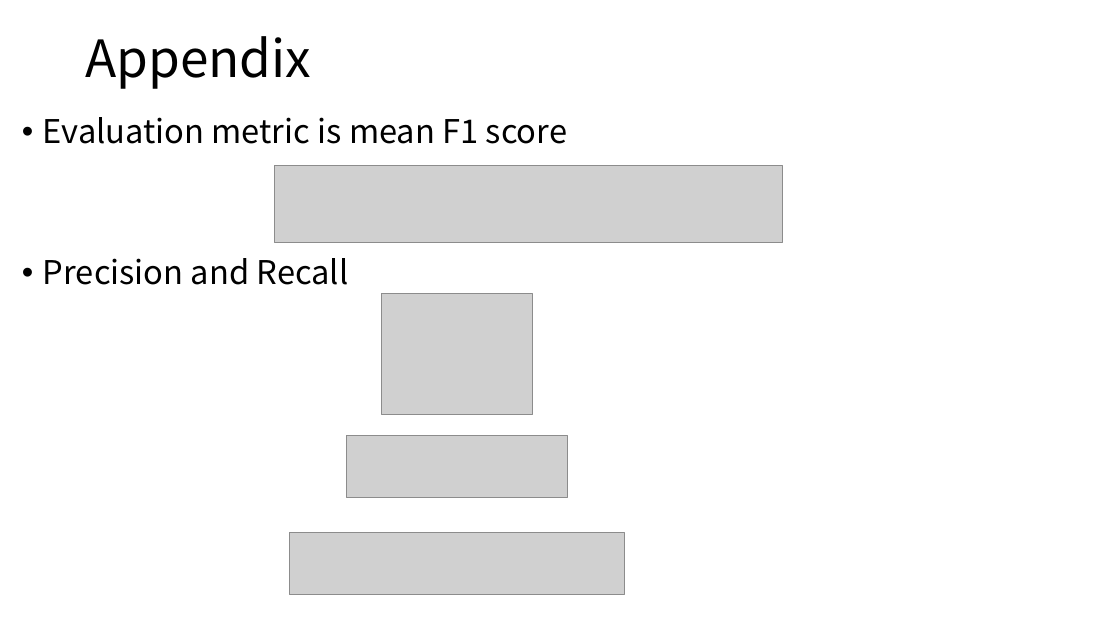
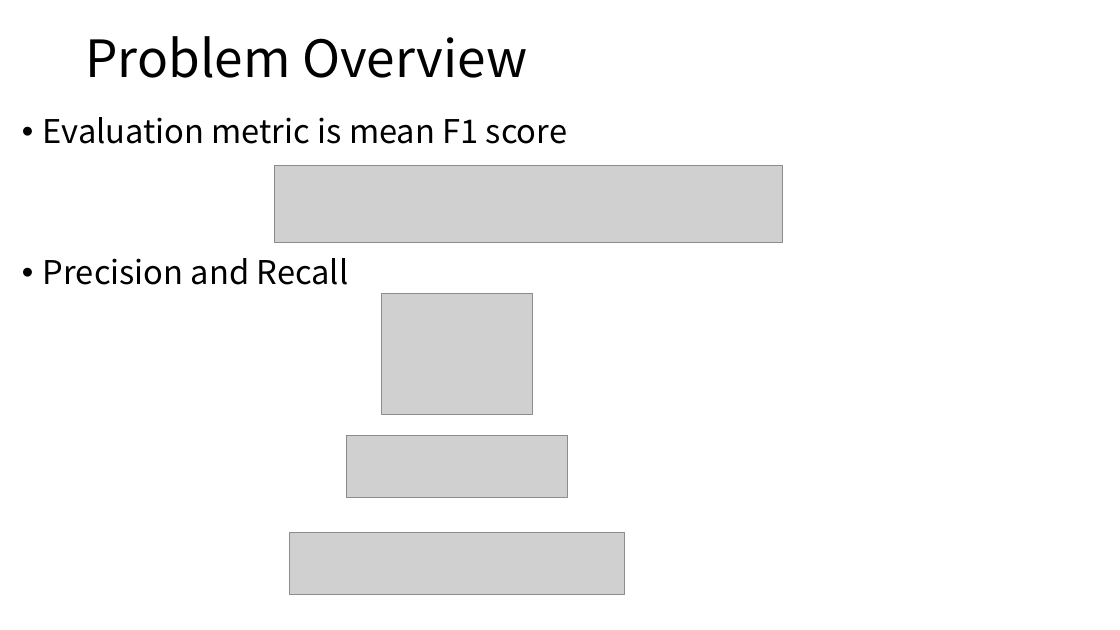
Before and after one commit to KazukiOnodera/Instacart, a slide deck: slide 7 of Instacart 2nd Place Solution.pptx (slide 29 before the commit). Drawn at 1120x630 pixels with LibreOffice and Linux fonts; fonts in the diff are those of the drawing; grey boxes stand for pictures. Boxes give left, top, right and bottom in pixels: in the first picture for what was removed or moved away, otherwise in the second. Text is boxed around its words. In the diff, an @@ line names an element or a change of style, - is before the commit and + after.

```diff
--- a/Instacart 2nd Place Solution.pptx
+++ b/Instacart 2nd Place Solution.pptx
@@ title at (85, 36, 527, 78): text changed @@
-Appendix
+Problem Overview
```
Also in this commit, not shown: 3 other slides changed, 4 slides added.
